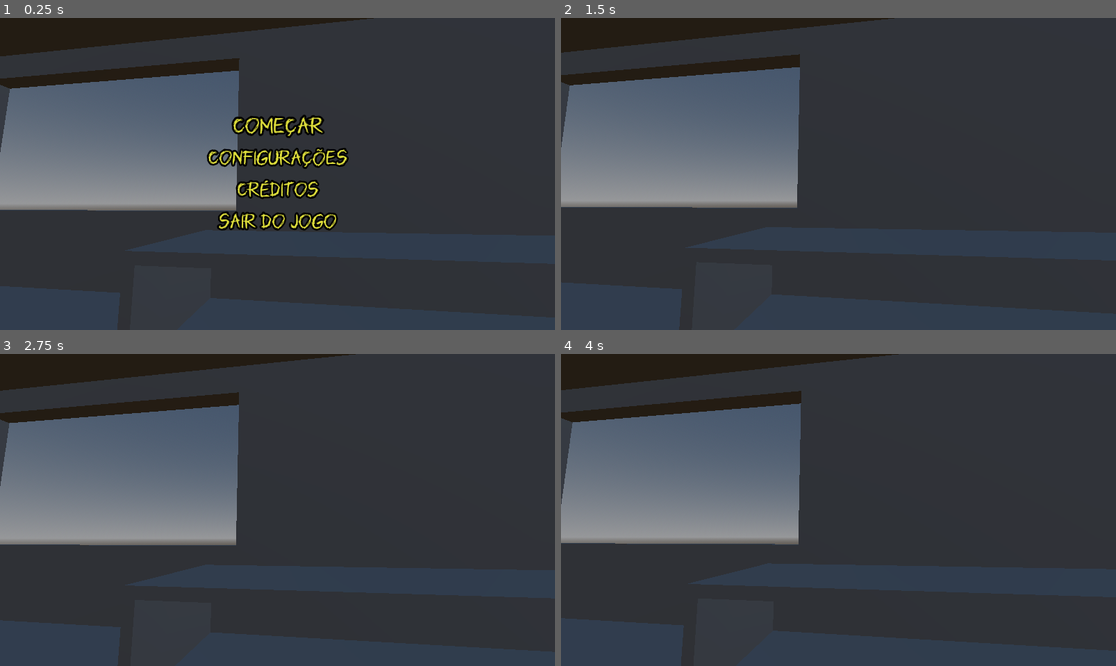
Above: before the commit, frames 1-4 (two rows, left to right).
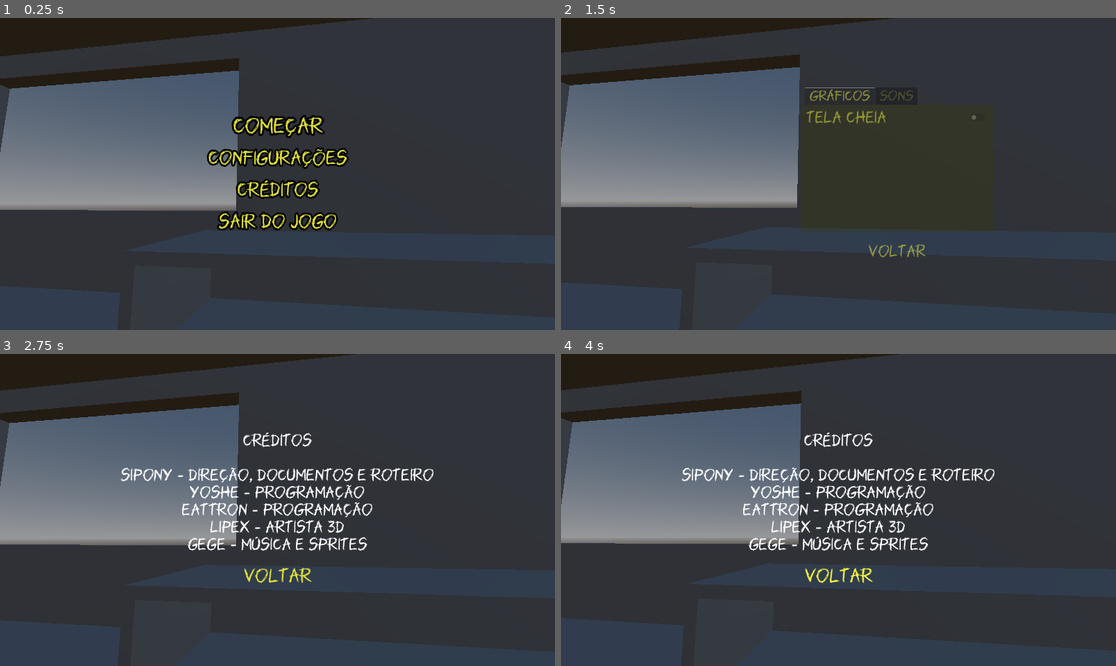
Above: after the commit, the same moments.

Repository: Yoshelson/felpojam2026_carimbo
Game: Godot game, scene res://scenes/main_scene/main_menu.tscn
Two runs of this game, one before a commit and one after it. Both use one fixed random seed, a clock stepped at 60 frames per second and the inputs below. The engine's default icon, where the game draws it, is replaced by a stand-in: a white triangle on a blue panel in a dark square. Video files are missing from this copy of the repository; at most half a second of black plays in their place. Sound files missing from this copy of the repository are replaced by a short silence.
Inputs (mouse positions are in pixels of both pictures, inside the frame that each line leads up to):
- Up to frame 1 (0.25 s): no input
- Up to frame 2 (1.5 s): click "Configurações" at 0.5 s; click (838, 252) at 1.25 s, where only the run after the commit has a clickable "Voltar"
- Up to frame 3 (2.75 s): click (277, 528) at 2 s, where only the run after the commit has a clickable "Créditos"
- Up to frame 4 (4 s): move the mouse to (960, 494) at 2.77 s; hold D (right) 2.78-3.5 s; tap E (interact) at 2.85 s; click (960, 494) at 2.92 s; drag from (727, 525) to (810, 572) at 3.52 s

The runs differ from the first frame. In frame 1, less than 0.1% of the frame differs, in the area x 49-59%, y 31-38%; in frame 2, 0.6%; in frame 3, 3.4%; in frame 4, 3.4%, in the area x 21-79%, y 25-74%.

Commit message:
Menu principal base pronta

Diff:
--- a/scenes/interactables/computer/audio_player.tscn
+++ b/scenes/interactables/computer/audio_player.tscn
@@ -68,7 +68,7 @@
 [node name="Volume" type="HSlider" parent="Content/VBox/Controls/Buttons" index="3" unique_id=1248342456]
 custom_minimum_size = Vector2(100, 0)
 layout_mode = 2
-size_flags_horizontal = 0
+size_flags_vertical = 4
 min_value = -40.0
 max_value = 0.0
 step = 0.5
--- a/scenes/interactables/computer/image_viewer_reward.tscn
+++ b/scenes/interactables/computer/image_viewer_reward.tscn
@@ -2,7 +2,15 @@
 
 [ext_resource type="PackedScene" uid="uid://rvqk034i2ily" path="res://scenes/interactables/computer/window_base.tscn" id="1_kpsto"]
 [ext_resource type="Script" uid="uid://gk3mhugfi7fl" path="res://scripts/pc/image_viewer_reward.gd" id="3_kpsto"]
+[ext_resource type="Shader" uid="uid://bhooocmfuu5t7" path="res://scripts/shaders/glow_outline.gdshader" id="3_ljp31"]
 [ext_resource type="Texture2D" uid="uid://du8g0m3wxvj14" path="res://arts/images/PC/Amarelo.png" id="3_y8t80"]
+
+[sub_resource type="ShaderMaterial" id="ShaderMaterial_6j4ev"]
+shader = ExtResource("3_ljp31")
+shader_parameter/glow_color = Color(1, 0.9, 0.3, 1)
+shader_parameter/glow_size = 4.0
+shader_parameter/glow_intensity = 1.2
+shader_parameter/pulse_speed = 1.5
 
 [node name="ImageViewer" unique_id=280367607 instance=ExtResource("1_kpsto")]
 script = ExtResource("3_kpsto")
@@ -27,6 +35,7 @@
 theme_override_constants/separation = 0
 
 [node name="TextureRect" type="ColorRect" parent="Content/VBox" index="0" unique_id=481704646]
+material = SubResource("ShaderMaterial_6j4ev")
 layout_mode = 2
 size_flags_vertical = 3
 color = Color(0, 0, 0, 1)
@@ -36,12 +45,14 @@
 layout_mode = 0
 offset_left = 205.0
 offset_top = 25.0
-offset_right = 495.0
+offset_right = 469.0
 offset_bottom = 289.0
 theme_override_colors/font_color = Color(1, 0.85, 0, 1)
 theme_override_font_sizes/font_size = 44
 icon = ExtResource("3_y8t80")
 flat = true
+icon_alignment = 1
+expand_icon = true
 
 [node name="Texto" type="Label" parent="Content" index="2" unique_id=1248458746]
 layout_mode = 0
--- a/scripts/UI/main_menu.gd
+++ b/scripts/UI/main_menu.gd
@@ -10,6 +10,7 @@
 
 const HOVER_SCALE := 1.12
 const HOVER_SPEED := 10.0
+const PANEL_WIDTH := 1152.0
 
 var main_panel: Control
 var menu_buttons: Array = []
@@ -23,22 +24,17 @@
 	viewport_size = get_viewport().size
 	current_panel = main_menu_panel
 
-	container.set_anchors_preset(Control.PRESET_FULL_RECT)
 	container.clip_contents = true
 
-	for panel in [main_menu_panel, settings_panel, credits_panel]:
-		panel.set_anchors_preset(Control.PRESET_FULL_RECT)
+	main_menu_panel.visible = true
+	settings_panel.visible = true
+	credits_panel.visible = true
+
+	main_menu_panel.position = Vector2.ZERO
+	settings_panel.position = Vector2(PANEL_WIDTH, 0)
+	credits_panel.position = Vector2(PANEL_WIDTH, 0)
 
 	await get_tree().process_frame
-	await get_tree().process_frame
-
-	for panel in [main_menu_panel, settings_panel, credits_panel]:
-		panel.set_anchors_preset(Control.PRESET_TOP_LEFT)
-		panel.size = viewport_size
-
-	main_menu_panel.position = Vector2.ZERO
-	settings_panel.position = Vector2(viewport_size.x, 0)
-	credits_panel.position = Vector2(viewport_size.x, 0)
 
 	main_panel = main_menu_panel.get_node("VBoxContainer")
 	base_position = main_panel.position
@@ -191,32 +187,36 @@
 		if event.is_action_pressed("ui_cancel"):
 			_on_back_pressed()
 
-func _slide_to(from: Control, to: Control, exit_right: bool) -> void:
+func _slide_to(from: Control, to: Control, going_right: bool) -> void:
 	if is_animating:
 		return
 	is_animating = true
 
-	var dist = viewport_size.x
-	var dir = 1 if not exit_right else -1
+	var dist = PANEL_WIDTH
+	var dir = 1 if going_right else -1
+
 	to.position.x = dist * dir
 
 	var tween = create_tween().set_parallel(true)
 	tween.tween_property(from, "position:x", -dist * dir, 0.5).set_trans(Tween.TRANS_QUINT).set_ease(Tween.EASE_IN_OUT)
+	tween.tween_property(from, "modulate:a", 0.0, 0.35).set_trans(Tween.TRANS_SINE)
 	tween.tween_property(to, "position:x", 0.0, 0.5).set_trans(Tween.TRANS_QUINT).set_ease(Tween.EASE_IN_OUT)
+	tween.tween_property(to, "modulate:a", 1.0, 0.5).set_trans(Tween.TRANS_SINE)
 	await tween.finished
 
-	from.position.x = dist * dir
+	from.modulate.a = 1.0
+	from.position.x = -dist * dir
 	current_panel = to
 	is_animating = false
 
 func _on_configurations_pressed():
-	_slide_to(main_menu_panel, settings_panel, false)
+	_slide_to(main_menu_panel, settings_panel, true)
 
 func _on_credits_pressed():
-	_slide_to(main_menu_panel, credits_panel, false)
+	_slide_to(main_menu_panel, credits_panel, true)
 
 func _on_back_pressed():
-	_slide_to(current_panel, main_menu_panel, true)
+	_slide_to(current_panel, main_menu_panel, false)
 
 func _on_start_pressed():
 	_fade_to("res://scenes/base.tscn")
--- /dev/null
+++ b/scripts/shaders/glow_outline.gdshader
@@ -0,0 +1,29 @@
+shader_type canvas_item;
+
+uniform vec4 glow_color : source_color = vec4(1.0, 0.9, 0.3, 1.0);
+uniform float glow_size : hint_range(0.0, 20.0) = 4.0;
+uniform float glow_intensity : hint_range(0.0, 3.0) = 1.2;
+uniform float pulse_speed : hint_range(0.0, 5.0) = 1.5;
+
+void fragment() {
+	vec4 original = texture(TEXTURE, UV);
+
+	float outline = 0.0;
+	vec2 texel = TEXTURE_PIXEL_SIZE;
+
+	for (float x = -glow_size; x <= glow_size; x++) {
+		for (float y = -glow_size; y <= glow_size; y++) {
+			float dist = length(vec2(x, y));
+			if (dist <= glow_size) {
+				float neighbor = texture(TEXTURE, UV + vec2(x, y) * texel).a;
+				outline = max(outline, neighbor * (1.0 - dist / glow_size));
+			}
+		}
+	}
+
+	float pulse = (sin(TIME * pulse_speed) * 0.4 + 0.6);
+	outline *= (1.0 - original.a);
+
+	vec4 glow = glow_color * outline * glow_intensity * pulse;
+	COLOR = original + glow;
+}
Not shown, added: scripts/shaders/glow_outline.gdshader.uid
